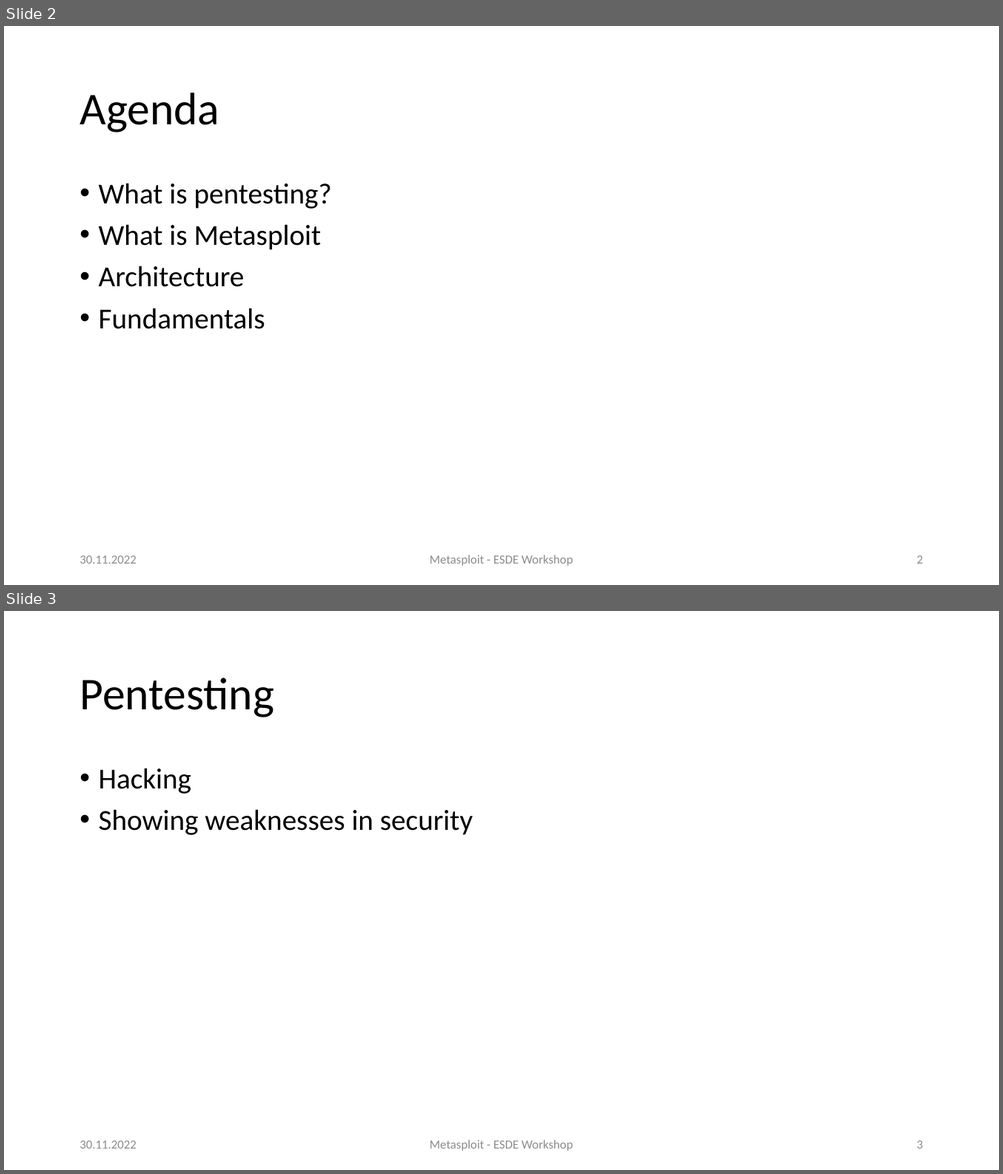
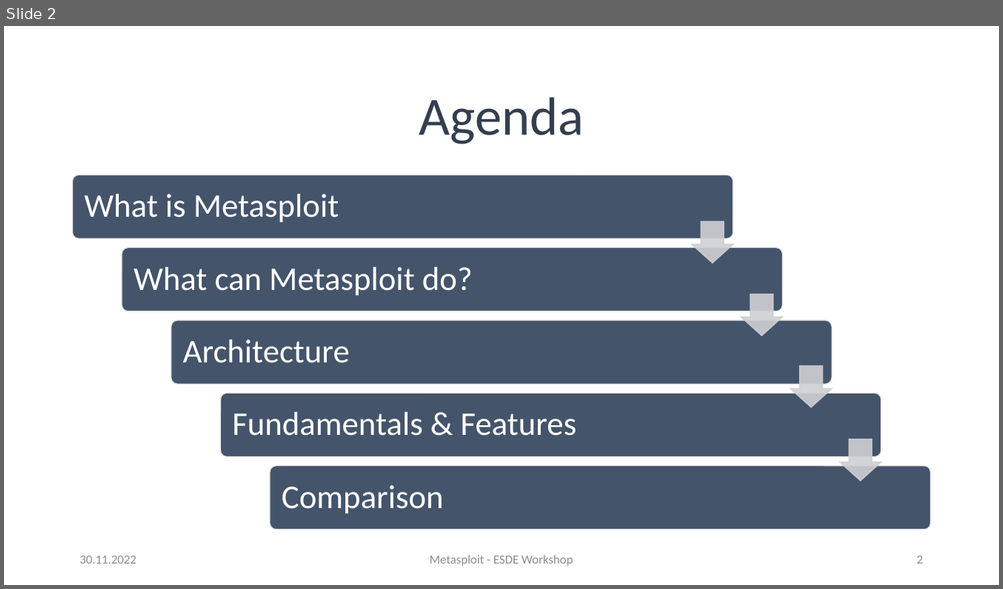
Before and after one commit to sebivenlo/ESDE_Metasploit_2022, a slide deck: presentation.pptx. Shown one above the other, each under a label of ours: slides 2 and 3 before the commit, slide 2 after it. The pictures are 1003x1174 and 1003x589 pixels, drawn with LibreOffice and Linux fonts; fonts in the diff are those of the drawing. Boxes give left, top, right and bottom in pixels: in the first picture for what was removed or moved away, otherwise in the second. Text is boxed around its words. In the diff, an @@ line names an element or a change of style, - is before the commit and + after.

```diff
--- a/presentation.pptx
+++ b/presentation.pptx
@@ slide 3 removed at [4,611,999,1170], background #FFFFFF @@
@@ title removed at [79,678,274,718] @@
-Pentesting
@@ text removed at [99,768,472,835] @@
-• Hacking
-• Showing weaknesses in security
@@ text removed at [79,1141,136,1149] @@
-30.11.2022
@@ text removed at [430,1140,572,1151] @@
-Metasploit - ESDE Workshop
@@ page number removed at [916,1141,922,1149] @@
-3
@@ slide 2 changed as well @@
@@ title "Agenda": place and size @@
-title "Agenda" at [79,93,219,133]
+title "Agenda" at [418,97,583,144]
@@ title "Agenda" at [418,97,583,144]: size 44 to 52 pt, text colour #000000 to #333F50; alignment left to centre @@
@@ text removed at [99,183,332,329] @@
-• What is pentesting?
-• What is Metasploit
-• Architecture
-• Fundamentals
@@ group added at [73,175,930,531]: 5 rounded rectangles, 5 texts, 4 down arrows @@
+What is Metasploit
+What can Metasploit do?
+Architecture
+Fundamentals & Features
+Comparison
```
Also in this commit, not shown: 9 other slides changed, 9 other slides removed.
